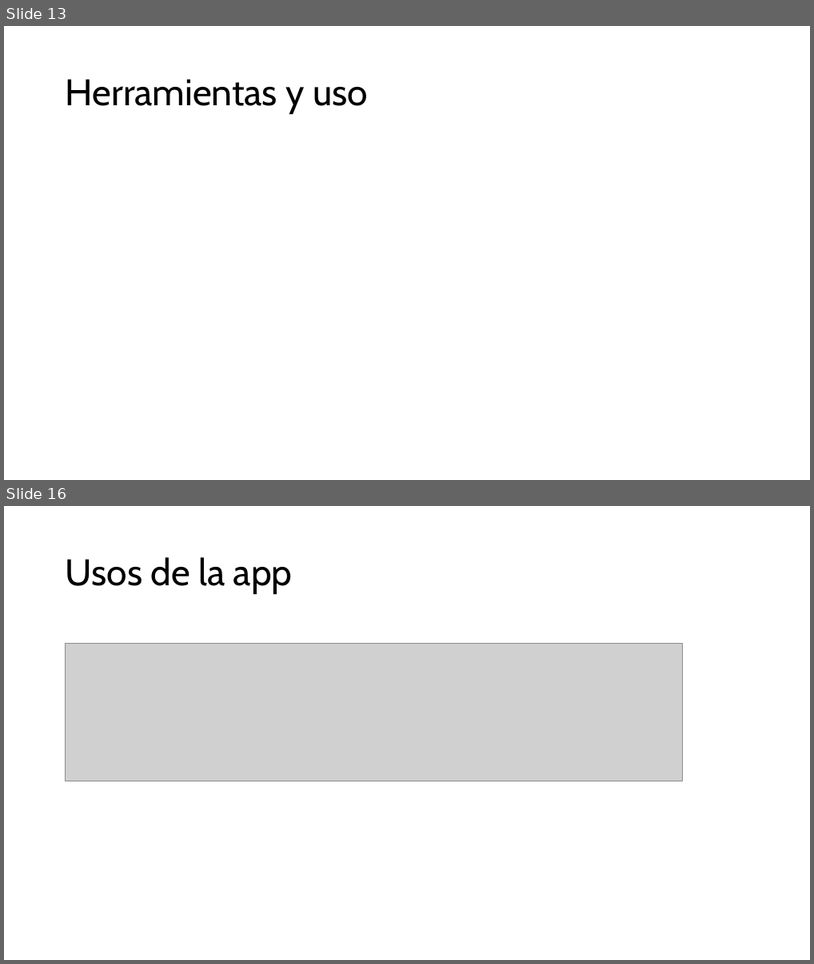
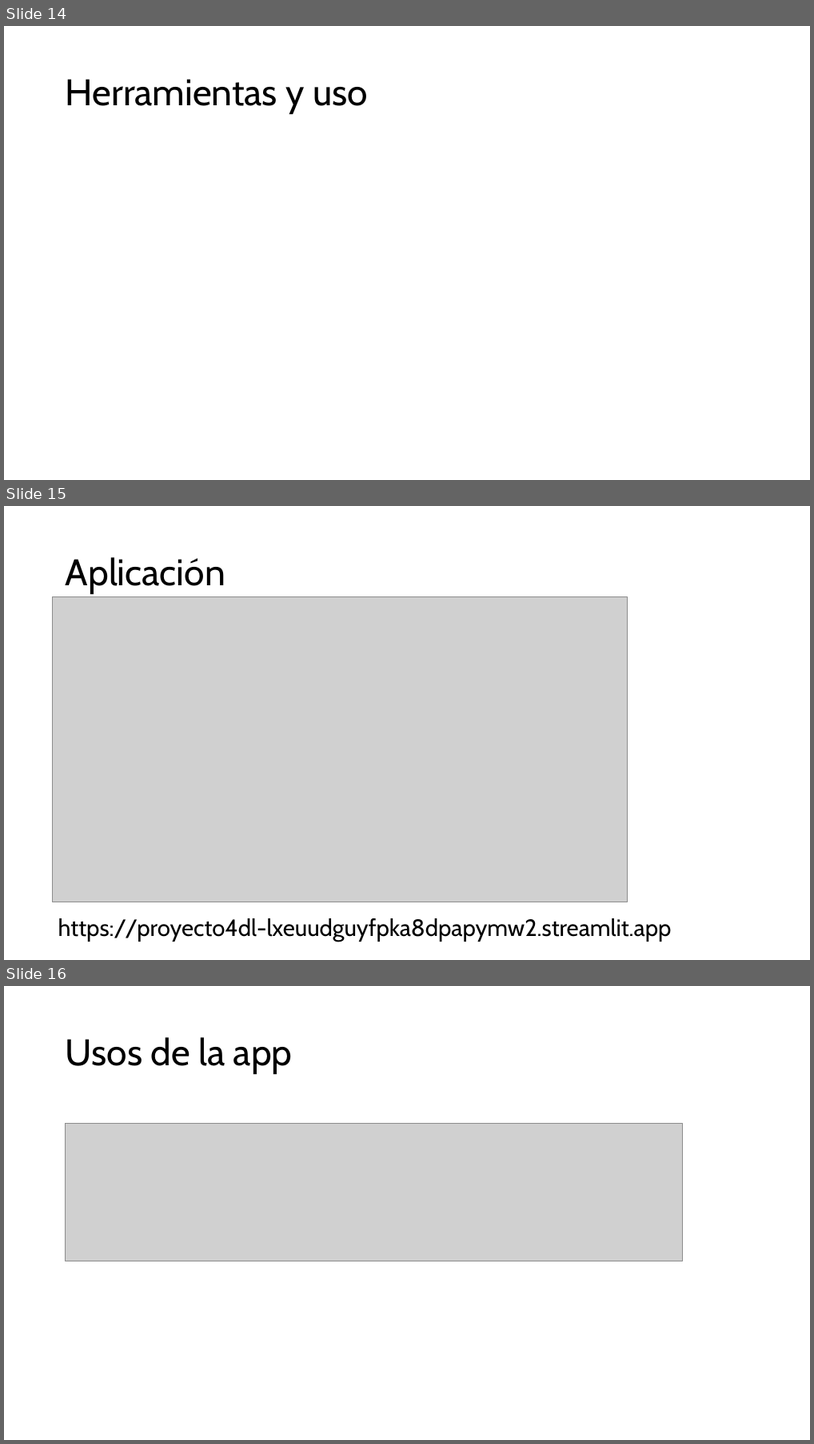
Before and after one commit to ricrod01/PROYECTO_4_DL, a slide deck: docs/Presentacion_Proyecto4.pptx. Shown one above the other, each under a label of ours: slides 13 and 16 before the commit, slides 14, 15 and 16 after it; the slides between them are not shown. The pictures are 814x964 and 814x1444 pixels, drawn with LibreOffice and Linux fonts; fonts in the diff are those of the drawing; grey boxes stand for pictures. Boxes give left, top, right and bottom in pixels: in the first picture for what was removed or moved away, otherwise in the second. Text is boxed around its words. In the diff, an @@ line names an element or a change of style, - is before the commit and + after.

```diff
--- a/docs/Presentacion_Proyecto4.pptx
+++ b/docs/Presentacion_Proyecto4.pptx
@@ slide 15 added at box(4, 506, 810, 960), background #FFFFFF @@
@@ title added at box(66, 557, 226, 594), 44 pt, text #000000 @@
+Aplicación
@@ picture added at box(52, 596, 628, 902) @@
@@ text added at box(58, 918, 672, 941), 28 pt, text #000000 @@
+https://proyecto4dl-lxeuudguyfpka8dpapymw2.streamlit.app
@@ what was slide 13 is now slide 14 @@
```
Also in this commit, not shown: 1 slide changed, 1 other slide added, 1 slide removed, 1 other file.
